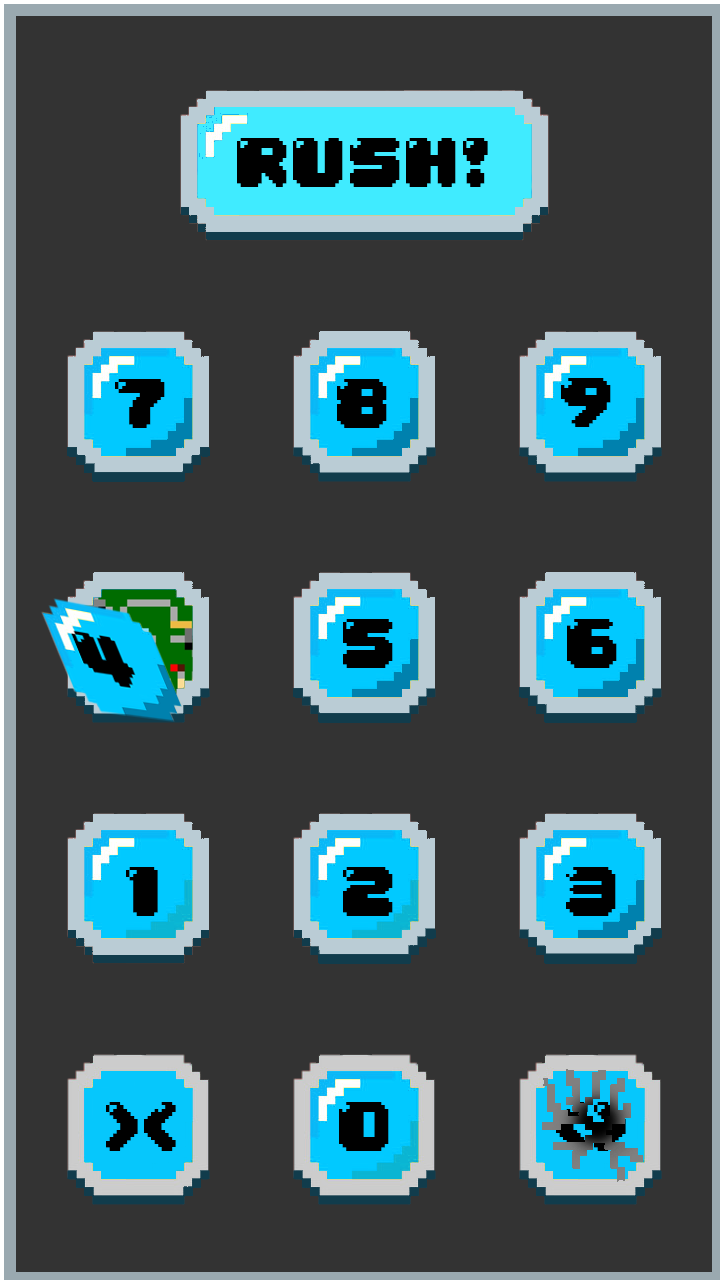
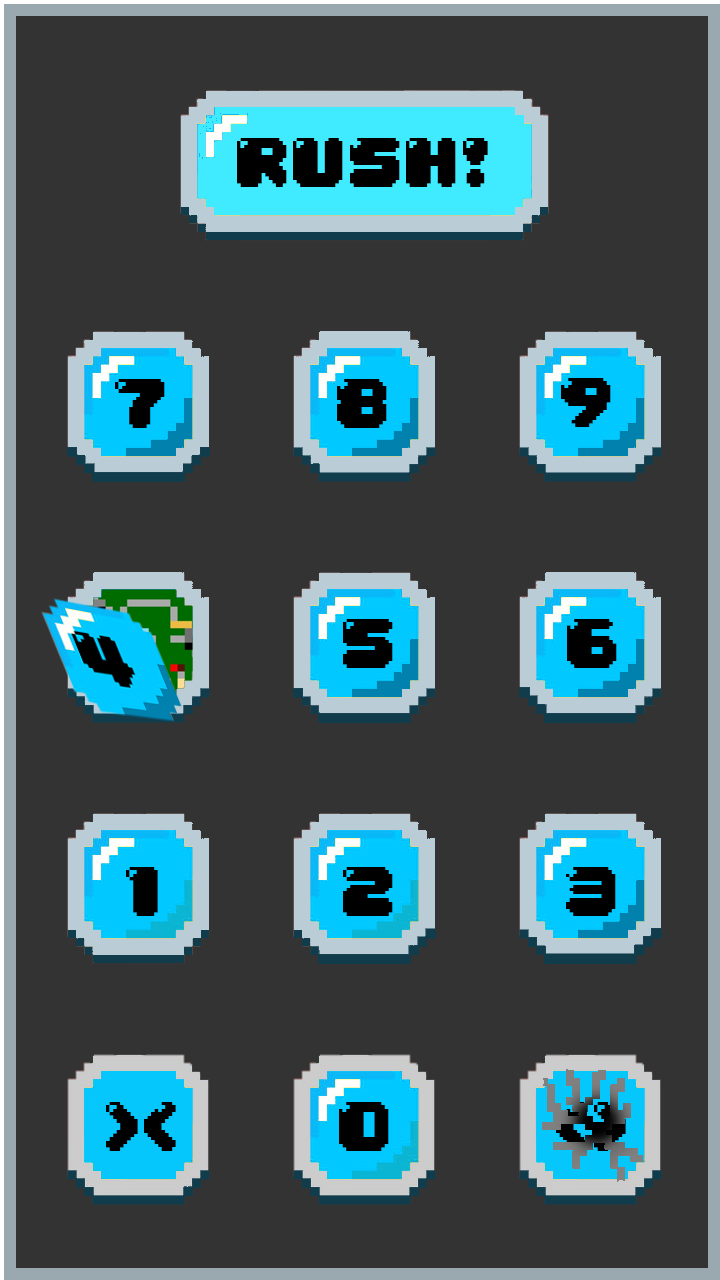
Layers edited between the first and the second (720, 1280) image:
pixels changed over [16,16,712,1272] (layer not identified)
